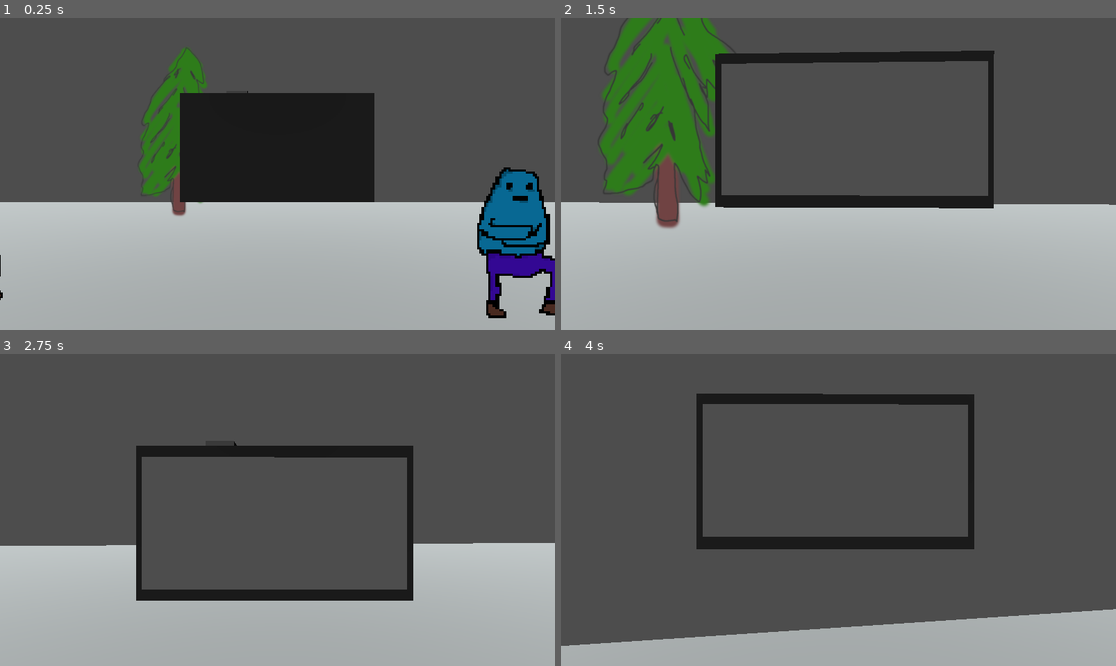
Above: before the commit, frames 1-4 (two rows, left to right).
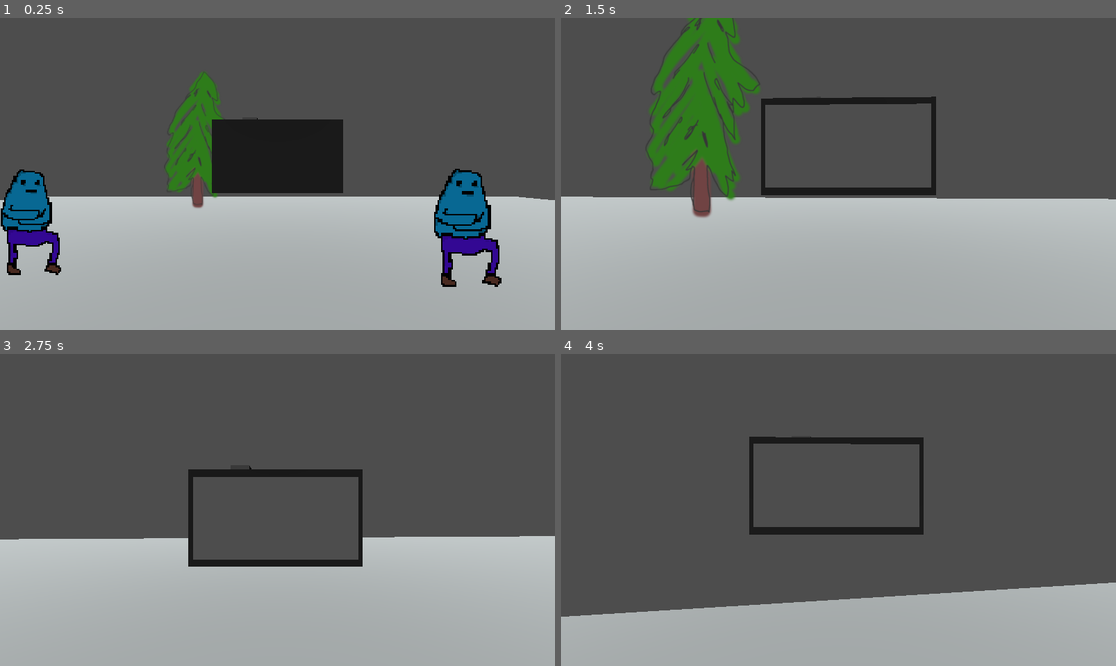
Above: after the commit, the same moments.

Repository: theowiik/xmas-game-jam-2025
Game: Godot game, scene res://scenes/main.tscn
The game is run twice, just before and just after one commit, with the same random seed, the same clock (stepped at 60 frames per second) and the same inputs.
Inputs (mouse positions are in pixels of both pictures, inside the frame that each line leads up to):
- Up to frame 1 (0.25 s): no input
- Up to frame 2 (1.5 s): tap Enter at 0.5 s; move the mouse to (866, 174) at 0.52 s; hold W (WALK_FORWARD) from 0.53 s (still down); tap Space (JUMP) at 0.77 s; move the mouse to (810, 174) at 1.27 s
- Up to frame 3 (2.75 s): keep holding W (WALK_FORWARD); tap Space (JUMP) at 1.52 s; move the mouse to (288, 503) at 2.02 s
- Up to frame 4 (4 s): keep holding W (WALK_FORWARD); move the mouse to (832, 516) at 2.77 s; tap Space (JUMP) at 3.02, 3.77 s; move the mouse to (877, 513) at 3.52 s

The runs differ from the first frame. In frame 1, 18% of the frame differs, in the area x 0-100%, y 9-97%; in frame 2, 16%; in frame 3, 13%; in frame 4, 15%.

Commit message:
No camera 180

Diff:
--- a/objects/player.tscn
+++ b/objects/player.tscn
@@ -13,9 +13,8 @@
 [node name="ViewPivot" type="Marker3D" parent="."]
 transform = Transform3D(1, 0, 0, 0, 1, 0, 0, 0, 1, 0, 0, -0.870246)
 
-[node name="Camera3D" type="Camera3D" parent="ViewPivot"]
-current = true
-fov = 64.422035
-
 [node name="DesiredCameraPosition" type="Marker3D" parent="ViewPivot"]
 transform = Transform3D(1, 0, 0, 0, 1, 0, 0, 0, 1, 0, 0, -0.8858592)
+
+[node name="Camera3D" type="Camera3D" parent="ViewPivot"]
+transform = Transform3D(1, 0, 0, 0, 1, 0, 0, 0, 1, 0, 0, 0.16453296)
--- a/scripts/player.gd
+++ b/scripts/player.gd
@@ -9,7 +9,7 @@
 var gravity: float = 9.82
 var speed: float = 5.0
 
-var rotation_smoothing: float = 5.0
+var player_rotation_smoothing: float = 5.0
 var camera_position_smoothing: float = 15.0
 var camera_rotation_smoothing: float = 15.0
 
@@ -46,8 +46,8 @@
 
 
 func smooth_rotation(delta: float) -> void:
-	rotation.y = lerp_angle(rotation.y, target_rotation_y, rotation_smoothing * delta)
-	current_rotation_x = lerp(current_rotation_x, target_rotation_x, rotation_smoothing * delta)
+	rotation.y = lerp_angle(rotation.y, target_rotation_y, player_rotation_smoothing * delta)
+	current_rotation_x = lerp(current_rotation_x, target_rotation_x, player_rotation_smoothing * delta)
 	view_pivot.rotation.x = current_rotation_x
 
 
@@ -75,9 +75,11 @@
 		desired_camera_position.global_position, camera_position_smoothing * delta
 	)
 
-	camera.global_rotation = camera.global_rotation.lerp(
-		desired_camera_position.global_rotation, camera_rotation_smoothing * delta
-	)
+	# Use quaternion slerp for proper rotation interpolation (avoids 360° spins)
+	var current_quat := camera.global_transform.basis.get_rotation_quaternion()
+	var target_quat := desired_camera_position.global_transform.basis.get_rotation_quaternion()
+	var interpolated_quat := current_quat.slerp(target_quat, camera_rotation_smoothing * delta)
+	camera.global_transform.basis = Basis(interpolated_quat)
 
 
 func move(delta: float) -> void:
